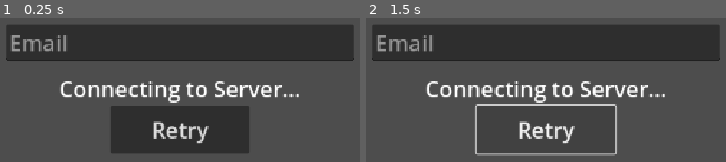
Above: before the commit, frames 1-2 (left to right).
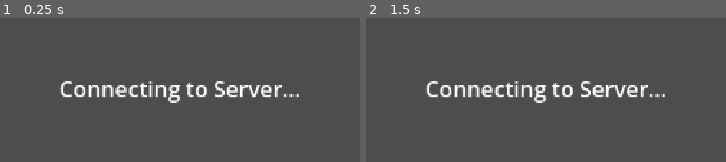
Above: after the commit, the same moments.

Repository: javibu13/10mtk
Game: Godot game, scene res://scenes/MainMenu.tscn
Same seed, same stepped clock (60 frames per second), same inputs: the game is played once before the commit and once after it.
Inputs (mouse positions are in pixels of both pictures, inside the frame that each line leads up to):
- Up to frame 1 (0.25 s): no input
- Up to frame 2 (1.5 s): click (546, 130) at 0.5 s, where only the run before the commit has a clickable "Retry"; click (546, 130) at 1.25 s, where only the run before the commit has a clickable "Retry"

The runs differ from the first frame. In frame 1, 36% of the frame differs, in the area x 1-99%, y 4-94%; in frame 2, 26%.

Commit message:
Try SendGrid for Forget Your Password feature

Diff:
--- a/scenes/MainMenu.tscn
+++ b/scenes/MainMenu.tscn
@@ -68,16 +68,16 @@
 anchors_preset = 15
 anchor_right = 1.0
 anchor_bottom = 1.0
-offset_left = 208.0
+offset_left = 326.0
 offset_top = 117.0
-offset_right = -208.0
+offset_right = -326.0
 offset_bottom = -117.0
 grow_horizontal = 2
 grow_vertical = 2
 theme_override_constants/separation = 64
 alignment = 1
 
-[node name="LineEdit" type="LineEdit" parent="Login_VBoxContainer"]
+[node name="Email_LineEdit" type="LineEdit" parent="Login_VBoxContainer"]
 custom_minimum_size = Vector2(500, 0)
 layout_mode = 2
 size_flags_horizontal = 4
@@ -88,9 +88,37 @@
 virtual_keyboard_type = 5
 caret_blink = true
 
+[node name="PasswordGroup_VBoxContainer" type="VBoxContainer" parent="Login_VBoxContainer"]
+layout_mode = 2
+
+[node name="Password_LineEdit" type="LineEdit" parent="Login_VBoxContainer/PasswordGroup_VBoxContainer"]
+custom_minimum_size = Vector2(500, 0)
+layout_mode = 2
+size_flags_horizontal = 4
+theme_override_font_sizes/font_size = 32
+placeholder_text = "Password"
+max_length = 100
+emoji_menu_enabled = false
+virtual_keyboard_type = 6
+caret_blink = true
+secret = true
+
+[node name="ForgotPassword_RichTextLabel" type="RichTextLabel" parent="Login_VBoxContainer/PasswordGroup_VBoxContainer"]
+clip_contents = false
+custom_minimum_size = Vector2(180, 0)
+layout_mode = 2
+size_flags_horizontal = 8
+mouse_default_cursor_shape = 2
+bbcode_enabled = true
+text = "[url][u]Forgot your password?[/u][/url]"
+fit_content = true
+scroll_active = false
+horizontal_alignment = 2
+vertical_alignment = 3
+
 [node name="Login_Button" type="Button" parent="Login_VBoxContainer"]
 custom_minimum_size = Vector2(200, 69)
 layout_mode = 2
 size_flags_horizontal = 4
 theme_override_font_sizes/font_size = 32
-text = "Retry"
+text = "Log in"
--- a/scripts/autoload/network_manager.gd
+++ b/scripts/autoload/network_manager.gd
@@ -10,7 +10,7 @@
 
 
 var ip_address := "127.0.0.1"
-var port := 9999
+var port := 2828
 var max_players := 64
 var peer: ENetMultiplayerPeer
 var is_server_mode := false
@@ -54,7 +54,7 @@
 	# Check server creation
 	if result != OK:
 		print("Error at server creation: ", result)
-		server_print_msg.emit("Error at server creation: " + result)
+		server_print_msg.emit("Error at server creation: " + str(result))
 		server_creation_failed.emit()
 		return false
 	# Assign peer
@@ -90,13 +90,13 @@
 
 func _on_peer_connected(id):
 	print("Player connected: ", id)
-	server_print_msg.emit("Player connected: " + id)
+	server_print_msg.emit("Player connected: " + str(id))
 	player_connected.emit(id)
 
 
 func _on_peer_disconnected(id):
 	print("Player disconnected: ", id)
-	server_print_msg.emit("Player disconnected: " + id)
+	server_print_msg.emit("Player disconnected: " + str(id))
 	player_disconnected.emit(id)
 
 
--- a/scripts/client/main_menu.gd
+++ b/scripts/client/main_menu.gd
@@ -4,15 +4,21 @@
 
 @onready var trying_to_connect_container: VBoxContainer = $TryingToConnect_VBoxContainer
 @onready var connection_failed_container: VBoxContainer = $ConnectionFailed_VBoxContainer
+@onready var login_container: VBoxContainer = $Login_VBoxContainer
+@onready var forgot_your_password_container: VBoxContainer = $ForgotYourPassword_VBoxContainer
 @onready var try_again_button: Button = $ConnectionFailed_VBoxContainer/TryAgain_Button
+@onready var forgot_your_password_text_button: RichTextLabel = $Login_VBoxContainer/PasswordGroup_VBoxContainer/ForgotPassword_RichTextLabel
 
 
 # Called when the node enters the scene tree for the first time.
 func _ready() -> void:
 	NetworkManager.connection_failed.connect(_connection_to_server_failed)
 	NetworkManager.connected_to_server.connect(_connection_to_server_successful)
+	try_again_button.pressed.connect(_retry_server_connection)
+	forgot_your_password_text_button.meta_clicked.connect(_change_to_forgot_your_password_panel)
+	connection_failed_container.hide()
+	login_container.hide()
 	trying_to_connect_container.show()
-	connection_failed_container.hide()
 
 
 # Called every frame. 'delta' is the elapsed time since the previous frame.
@@ -23,18 +29,24 @@
 # Notify server connection issues and allow connection retry
 func _connection_to_server_failed():
 	trying_to_connect_container.hide()
-	try_again_button.pressed.connect(_retry_server_connection)
 	connection_failed_container.show()
 
 
 # Retry server connection. Hide error nitification and disconnect pressed signal
 func _retry_server_connection():
 	connection_failed_container.hide()
-	try_again_button.pressed.disconnect(_retry_server_connection)
 	NetworkManager.create_client()
 	trying_to_connect_container.show()
 
 
 # Look for previous login and connect or show login
 func _connection_to_server_successful():
-	pass
+	trying_to_connect_container.hide()
+	# TODO: Verify if there was a previous connection
+	# Show Log In menu
+	login_container.show()
+
+# Change to Forgot Your Password panel from Log In panel
+func _change_to_forgot_your_password_panel(meta):
+	login_container.hide()
+	forgot_your_password_container.show()
--- a/scripts/server/server.gd
+++ b/scripts/server/server.gd
@@ -1,12 +1,16 @@
 extends Node
 
 @export var vbox_container_print: VBoxContainer
+var http_request: HTTPRequest
 
 # Called when the node enters the scene tree for the first time.
 func _ready() -> void:
 	NetworkManager.server_print_msg.connect(_on_server_print)
 	print("Server working ⚙️...")
 	_on_server_print("Server working ⚙️...")
+	http_request = HTTPRequest.new()
+	add_child(http_request)
+	http_request.request_completed.connect(_on_request_completed)
 
 
 # Called every frame. 'delta' is the elapsed time since the previous frame.
@@ -18,3 +22,44 @@
 	var new_label := Label.new()
 	new_label.text = msg
 	vbox_container_print.add_child(new_label)
+
+
+# Test function to send email using SendGrid API
+func _send_email():
+	# Build request body for SendGrid API
+	var body = {
+		"personalizations": [{
+			"to": [{"email": "test@test.com"}],
+			"subject": "Godot Test"
+		}],
+		"from": {"email": "test@test.com"},
+		"content": [{
+			"type": "text/plain",
+			"value": "New Password:\n????"
+		}]
+	}
+	# Needed headers for SendGrid
+	var headers = [
+		"Authorization: Bearer " + "APIKEY",
+		"Content-Type: application/json"
+	]
+	# Realizar la petición
+	var json_body = JSON.stringify(body)
+	var response = http_request.request("https://api.sendgrid.com/v3/mail/send", headers, HTTPClient.METHOD_POST, json_body)
+	if response != OK:
+		print("ERROR SENDING EMAIL")
+
+
+func _is_valid_email(email: String) -> bool:
+	# Basic email validation
+	var regex = RegEx.new()
+	regex.compile("^[a-zA-Z0-9._%+-]+@[a-zA-Z0-9.-]+\\.[a-zA-Z]{2,}$")
+	return regex.search(email) != null
+
+
+func _on_request_completed(result: int, response_code: int, headers: PackedStringArray, body: PackedByteArray):
+	if response_code == 202:
+		print("SUCCESSFUL EMAIL!!")
+	else:
+		var response_text = body.get_string_from_utf8()
+		print("Error response: ", response_text)
